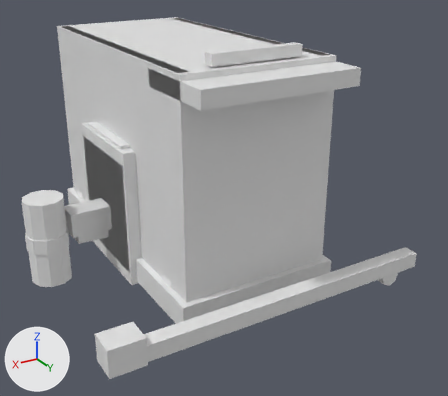
Renders of the glTF model game/Airside/Assets/Airside/Art/Models/Props/mdl_service_equipment_kit_authored_v01.gltf from each side of a commit.
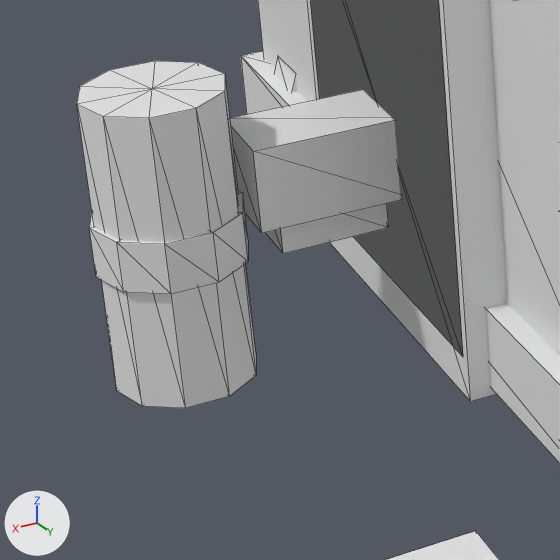
The first picture shows the older version from a 50 mm lens placed at (2.26, 4.48, 2.58), pointed at (-0.17, 0.42, 0.55). The close-ups show the older and then the newer version on the part from 0% to 35% of the width and 44% to 83% of the height of that picture. Only the edits that show in the close-ups are written down. The axes (+X, +Y, +Z) are drawn at lower left. The lights are the same throughout. The close-ups show mesh edges as thin lines.

Script lines for the objects in view, before the commit:
```python
me_gpu = bpy.data.meshes.new('gpu')
me_gpu.from_pydata(...)  # a box spanning x -0.7..0.7, y -0.45..0.45, z 0.0..1.1
me_stairs_base = bpy.data.meshes.new('stairs_base')
me_stairs_base.from_pydata(...)  # a box spanning x -0.65..0.65, y -1.25..1.25, z 0.02..0.22
me_towbar_head = bpy.data.meshes.new('towbar_head')
me_towbar_head.from_pydata(...)  # a box spanning x 1.075..1.325, y 1.4..1.6, z 0.15..0.35
ob_gpu = bpy.data.objects.new('gpu', me_gpu)
ob_gpu.location = (0.0, 0.0, 0.0)
ob_stairs_base = bpy.data.objects.new('stairs_base', me_stairs_base)
ob_stairs_base.location = (0.0, 0.0, 0.0)
ob_towbar_head = bpy.data.objects.new('towbar_head', me_towbar_head)
ob_towbar_head.location = (0.0, 0.0, 0.0)
# also in view: 'gpu_hitch' at (0.85, 0.0, 0.35); 'cone' at (1.2, 0.0, 0.35); 'cone_stripe' at (1.2, 0.0, 0.35); 'gpu_cable' at (0.85, 0.0, 0.45); 'gpu_body' at (0.0, 0.0, 0.55)
```
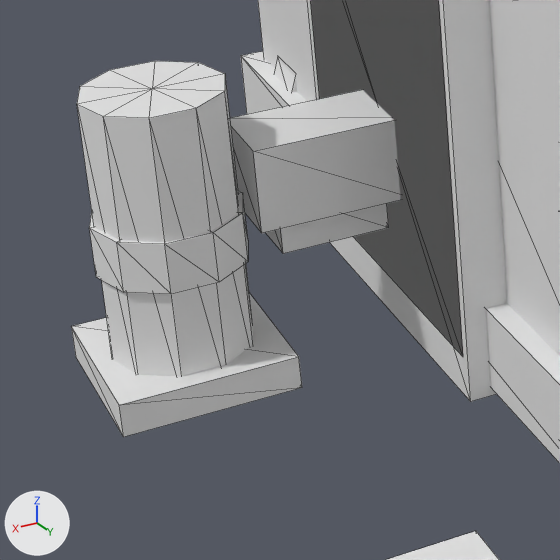
Where the change shows, as pixel boxes [x1, y1, x2, y2] in the close-ups (560 x 560 px):
```json
{"object": "cone_base", "change": "added", "after": [71, 293, 302, 437]}
```

The change, as JSON lines over the scene's bpy script:
```json
{"op": "add", "block": "me_cone_base", "code": ["me_cone_base = bpy.data.meshes.new('cone_base')", "me_cone_base.from_pydata(...)  # a box spanning x 1.0..1.4, y -0.2..0.2, z 0.0..0.08"]}
{"op": "add", "block": "ob_cone_base", "code": ["ob_cone_base = bpy.data.objects.new('cone_base', me_cone_base)", "ob_cone_base.location = (0.0, 0.0, 0.0)"]}
```
